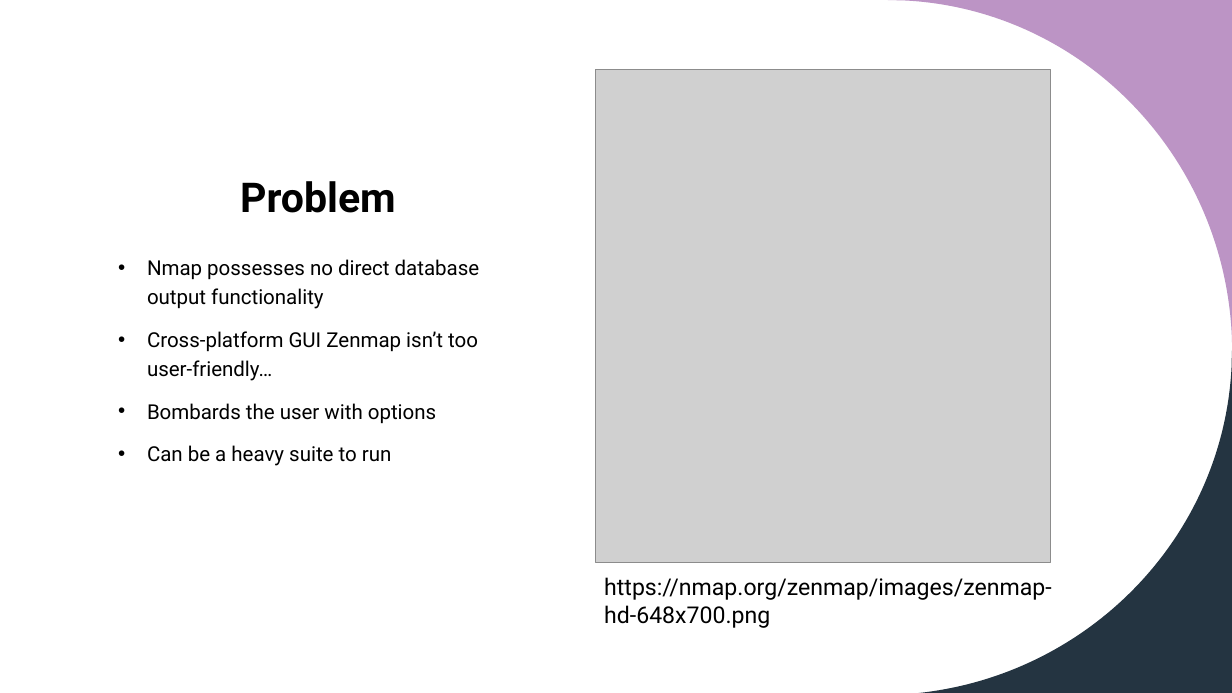
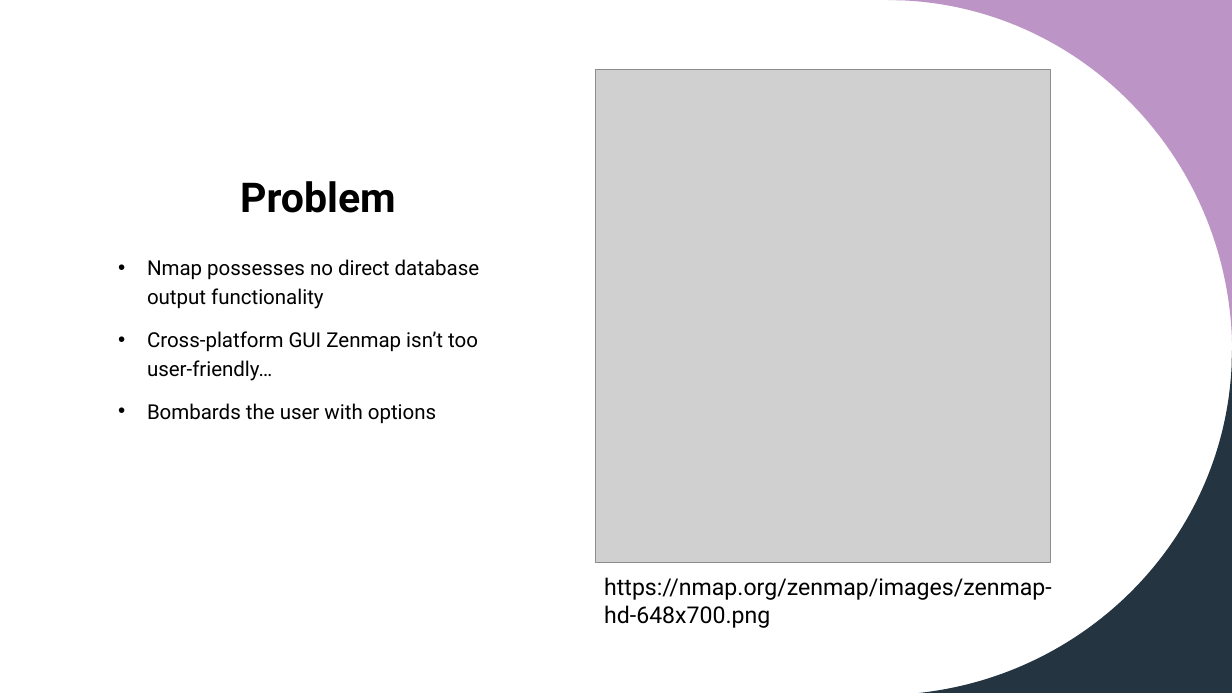
Before and after one commit to HMAckerman/GUImap, a slide deck: slide 3 of docs/GUIMAP.pptx. Drawn at 1232x693 pixels with LibreOffice and Linux fonts; fonts in the diff are those of the drawing; grey boxes stand for pictures. Boxes give left, top, right and bottom in pixels: in the first picture for what was removed or moved away, otherwise in the second. Text is boxed around its words. In the diff, an @@ line names an element or a change of style, - is before the commit and + after.

```diff
--- a/docs/GUIMAP.pptx
+++ b/docs/GUIMAP.pptx
@@ text at [147,445,392,466]: paragraph removed @@
-• Can be a heavy suite to run
```
Also in this commit, not shown: 4 other slides changed, 1 slide removed.
